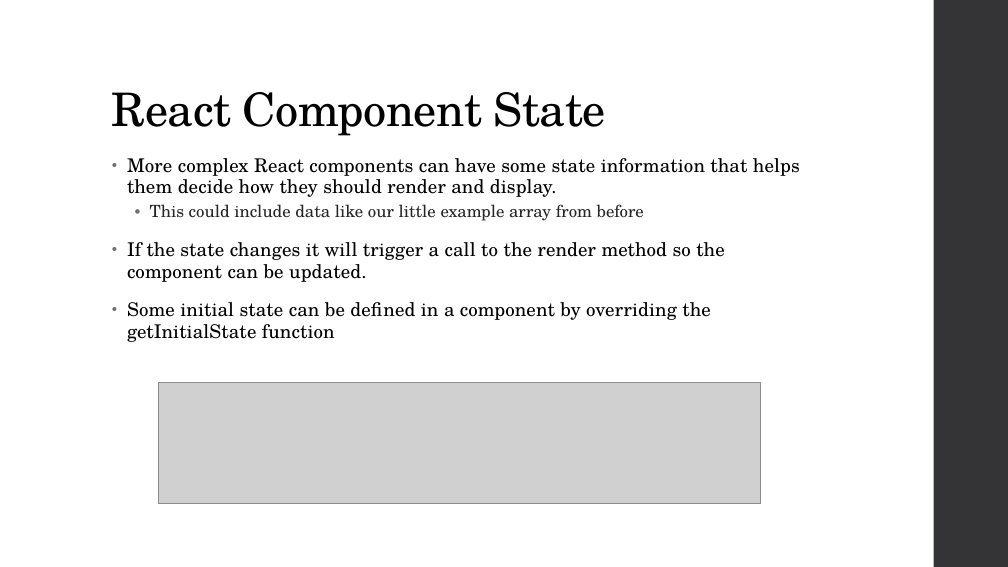
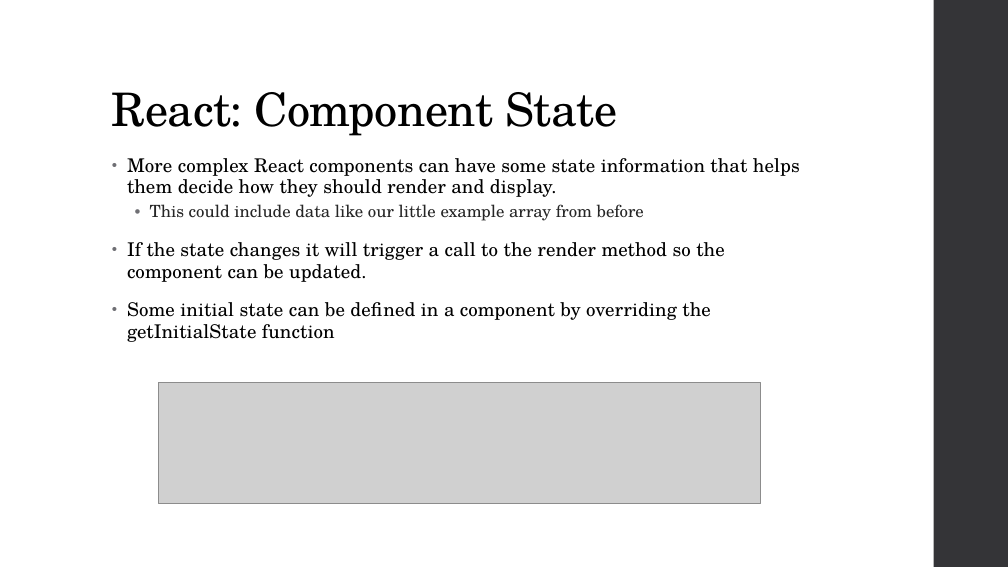
Before and after one commit to repkam09/react-flux-test, a slide deck: slide 12 of docs/Flux & React.pptx (slide 7 before the commit). Drawn at 1008x567 pixels with LibreOffice and Linux fonts; fonts in the diff are those of the drawing; grey boxes stand for pictures. Boxes give left, top, right and bottom in pixels: in the first picture for what was removed or moved away, otherwise in the second. Text is boxed around its words. In the diff, an @@ line names an element or a change of style, - is before the commit and + after.

Commit message:
Update powerpoint. Make demo show images instead of text

```diff
--- a/docs/Flux & React.pptx
+++ b/docs/Flux & React.pptx
@@ title at <box>112,92,617,136</box>: text changed @@
-React Component State
+React: Component State
```
Also in this commit, not shown: 8 other slides changed, 6 slides added, 1 slide removed, 1 other file.
